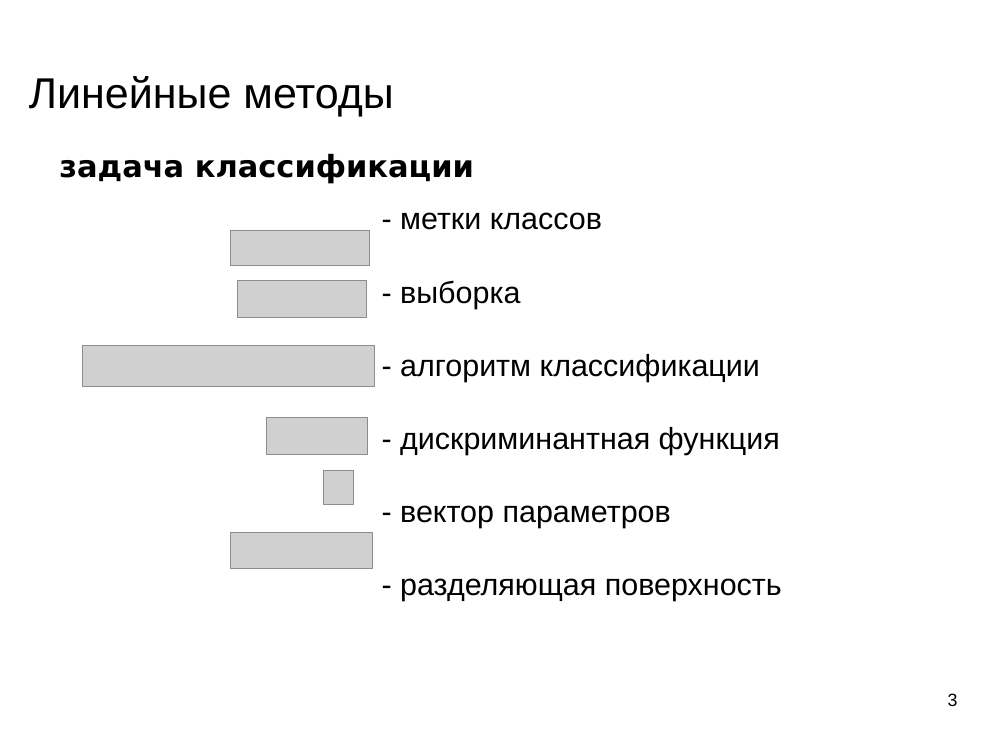
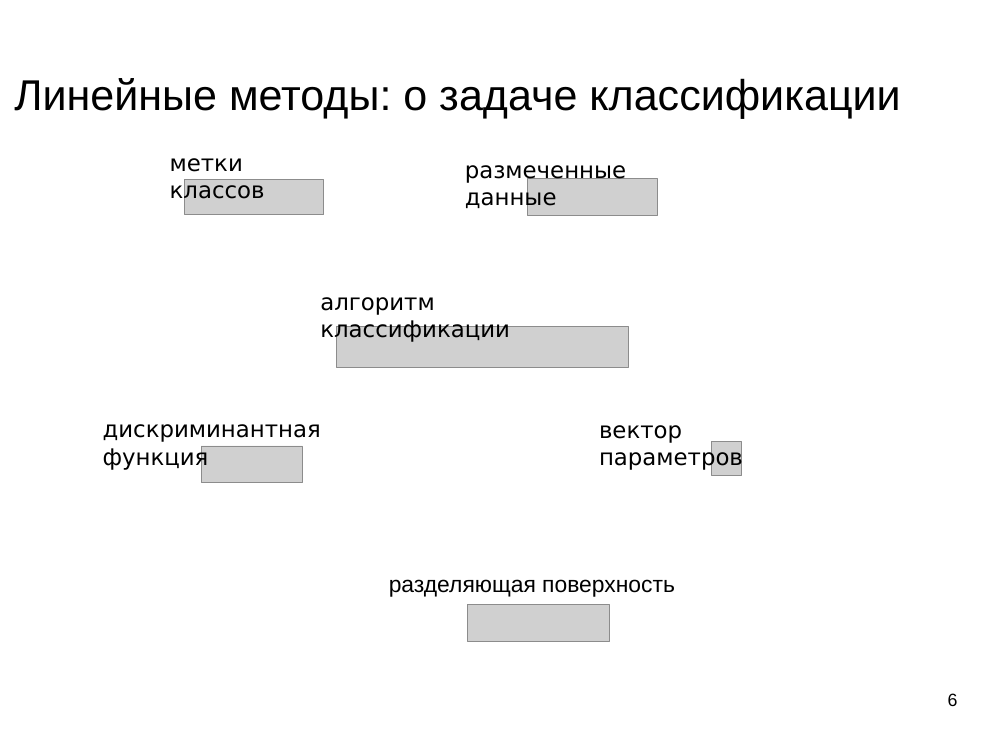
Before and after one commit to mechanoid5/ml_lectorium_legacy, a slide deck: slide 6 of 09-linear.odp (slide 3 before the commit). Drawn at 1008x756 pixels with LibreOffice and Linux fonts; fonts in the diff are those of the drawing; grey boxes stand for pictures; background and template pictures are left out. Boxes give left, top, right and bottom in pixels: in the first picture for what was removed or moved away, otherwise in the second. Text is boxed around its words. In the diff, an @@ line names an element or a change of style, - is before the commit and + after.

```diff
--- a/09-linear.odp
+++ b/09-linear.odp
@@ title at [14, 78, 900, 119]: text changed @@
-Линейные методы
+Линейные методы: о задаче классификации
@@ text removed at [59, 153, 474, 183] @@
-задача классификации
@@ text added at [170, 158, 265, 205], 18 pt, text #000000 @@
+метки классов
@@ picture: place and size @@
-picture at [231, 231, 370, 266]
+picture at [185, 179, 324, 215]
@@ text added at [465, 165, 626, 211], 18 pt, text #000000 @@
+размеченные данные
@@ picture: place and size @@
-picture at [83, 346, 375, 387]
+picture at [528, 179, 657, 216]
@@ subtitle removed at [400, 212, 782, 601] @@
-- метки классов
-- выборка
-- алгоритм классификации
-- дискриминантная функция
-- вектор параметров
-- разделяющая поверхность
@@ text added at [320, 297, 510, 344], 18 pt, text #000000 @@
+алгоритм классификации
@@ picture: place and size @@
-picture at [238, 281, 367, 317]
+picture at [337, 327, 628, 368]
@@ text added at [103, 424, 321, 471], 18 pt, text #000000 @@
+дискриминантная функция
@@ picture: place and size @@
-picture at [266, 418, 368, 455]
+picture at [201, 446, 303, 483]
@@ text added at [599, 425, 743, 471], 18 pt, text #000000 @@
+вектор параметров
@@ picture: place and size @@
-picture at [324, 471, 354, 505]
+picture at [712, 442, 742, 476]
@@ subtitle added at [389, 579, 675, 597], 18 pt, text #000000 @@
+разделяющая поверхность
@@ picture: place and size @@
-picture at [231, 532, 372, 569]
+picture at [468, 605, 610, 641]
@@ page number at [948, 693, 958, 706]: text changed @@
-3
+6
```
Also in this commit, not shown: 16 other slides changed, 9 slides added, 1 slide removed, 1 other file.
